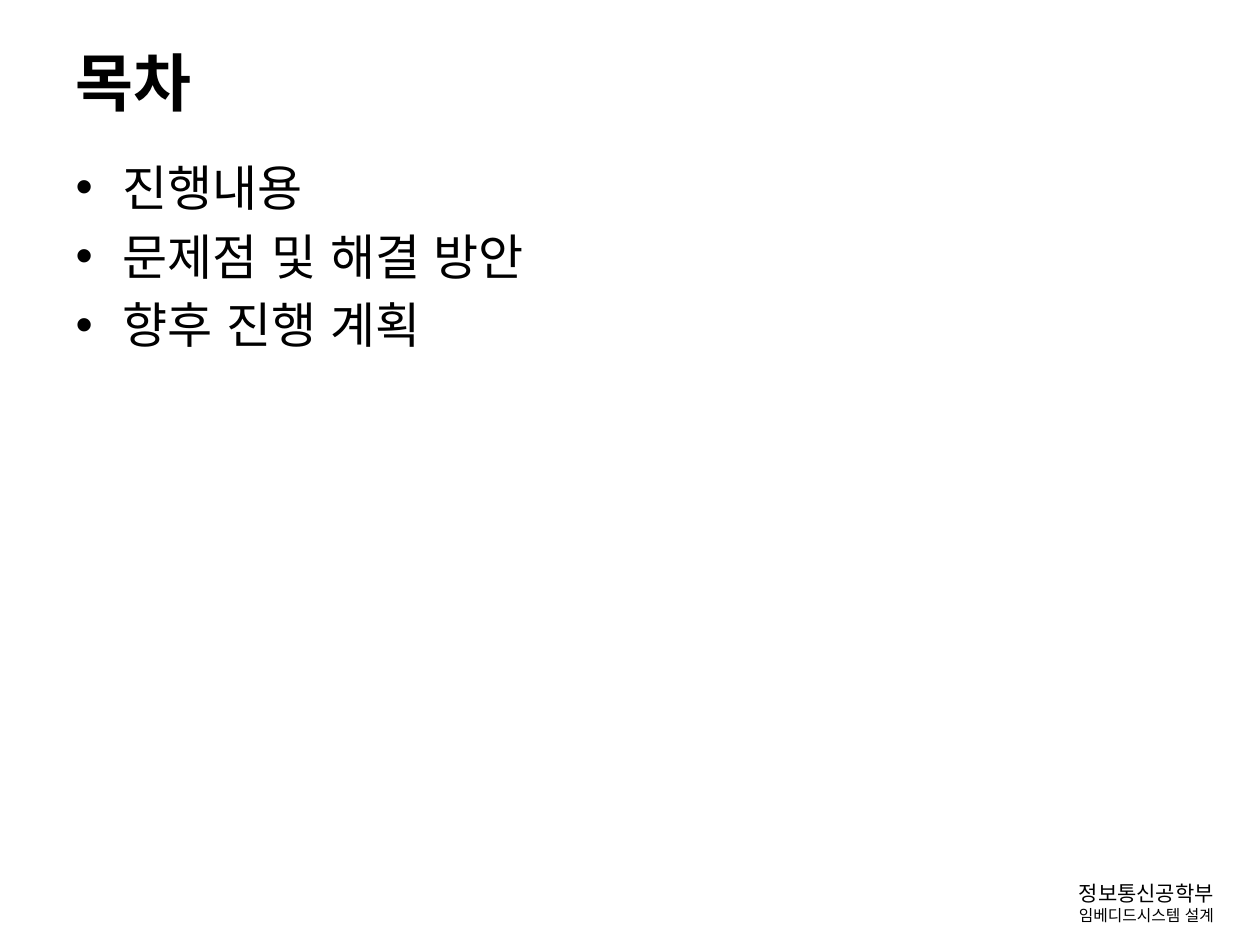
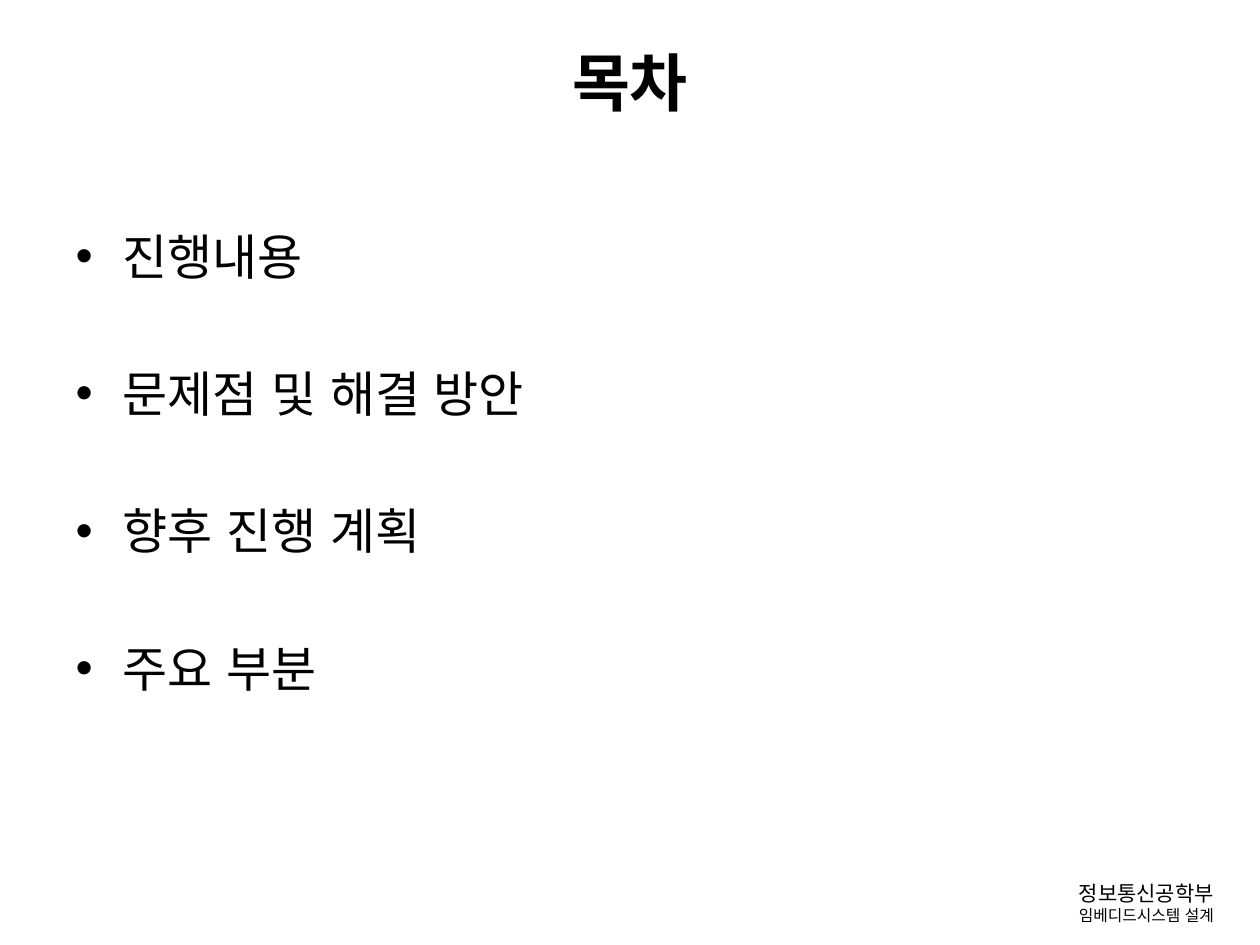
Before and after one commit to gusghrlrl101/Diving-Computer, a slide deck: slide 2 of 발표관련/임베디드_중간보고.pptx. Drawn at 1260x945 pixels with LibreOffice and Linux fonts; fonts in the diff are those of the drawing; background and template pictures are left out. Boxes give left, top, right and bottom in pixels: in the first picture for what was removed or moved away, otherwise in the second. Text is boxed around its words. In the diff, an @@ line names an element or a change of style, - is before the commit and + after.

```diff
--- a/발표관련/임베디드_중간보고.pptx
+++ b/발표관련/임베디드_중간보고.pptx
@@ title "목차" at bbox=[572, 53, 688, 112]: alignment left to centre @@
@@ text at bbox=[123, 648, 317, 691]: paragraph added @@
+• 주요 부분
```
Also in this commit, not shown: 10 other slides changed, 4 slides added.
